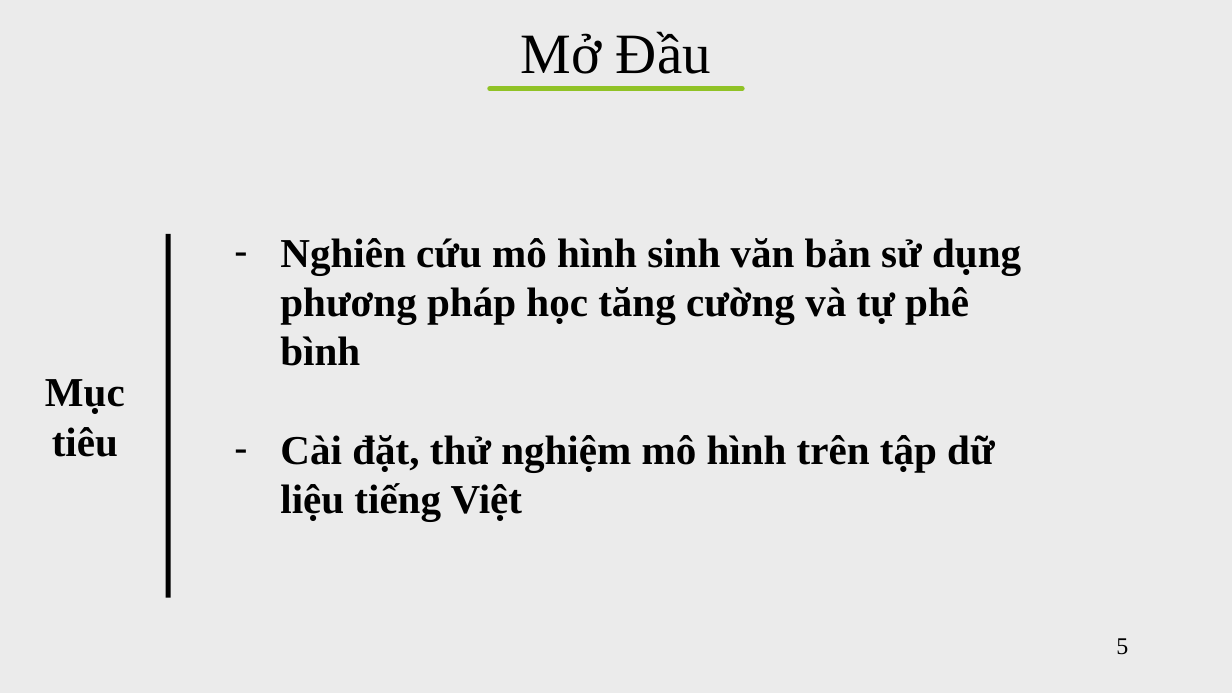
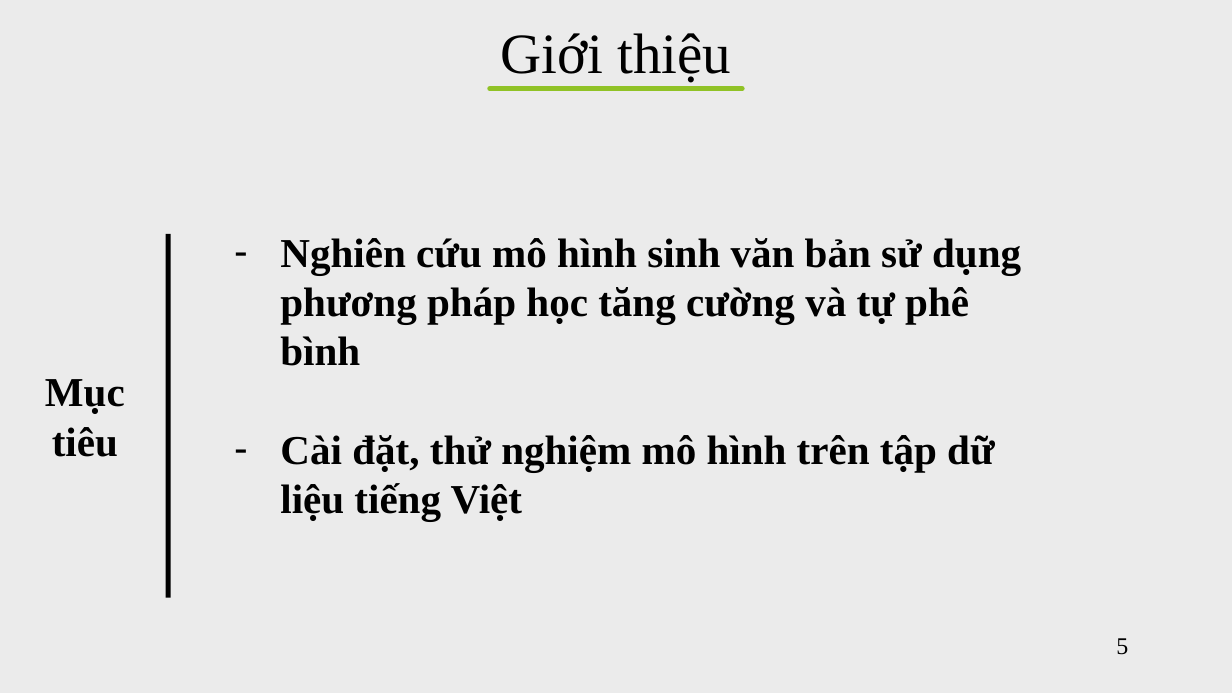
Before and after one commit to vanvibig/BaoCaoLuanVan, a slide deck: slide 5 of BaoCaoLuanVan_NguyenVanVi.pptx. Drawn at 1232x693 pixels with LibreOffice and Linux fonts; fonts in the diff are those of the drawing. Boxes give left, top, right and bottom in pixels: in the first picture for what was removed or moved away, otherwise in the second. Text is boxed around its words. In the diff, an @@ line names an element or a change of style, - is before the commit and + after.

```diff
--- a/BaoCaoLuanVan_NguyenVanVi.pptx
+++ b/BaoCaoLuanVan_NguyenVanVi.pptx
@@ text at (500, 33, 731, 83): text changed @@
-Mở Đầu
+Giới thiệu
```
Also in this commit, not shown: 15 other slides changed, 1 other file.
